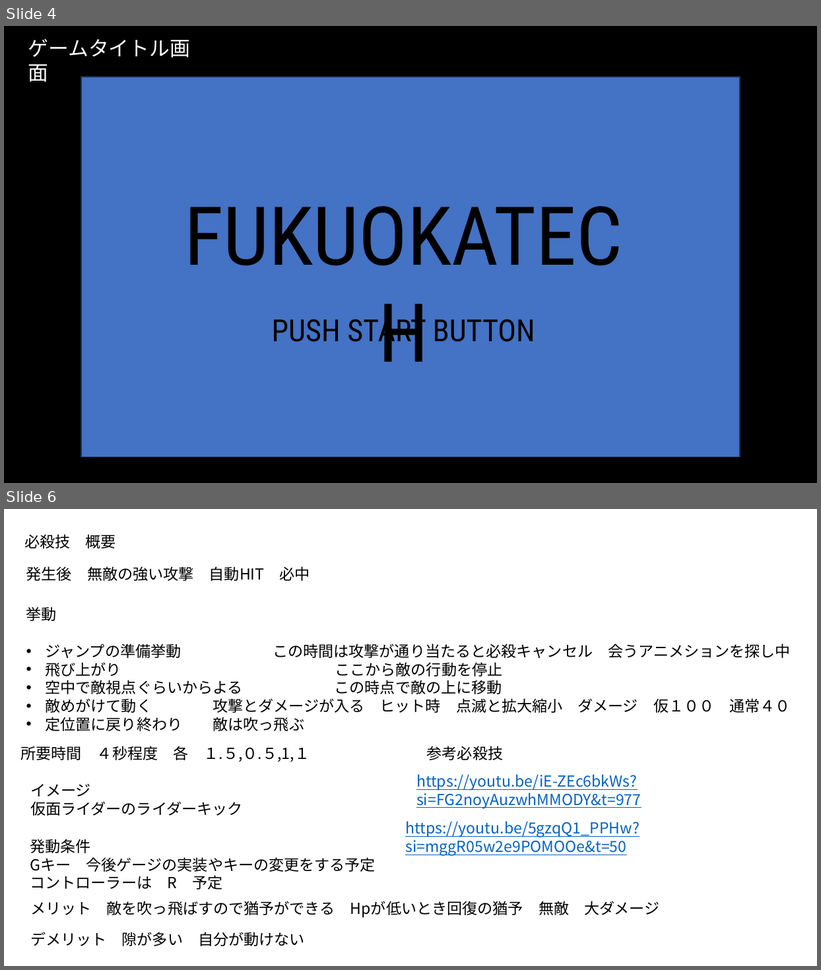
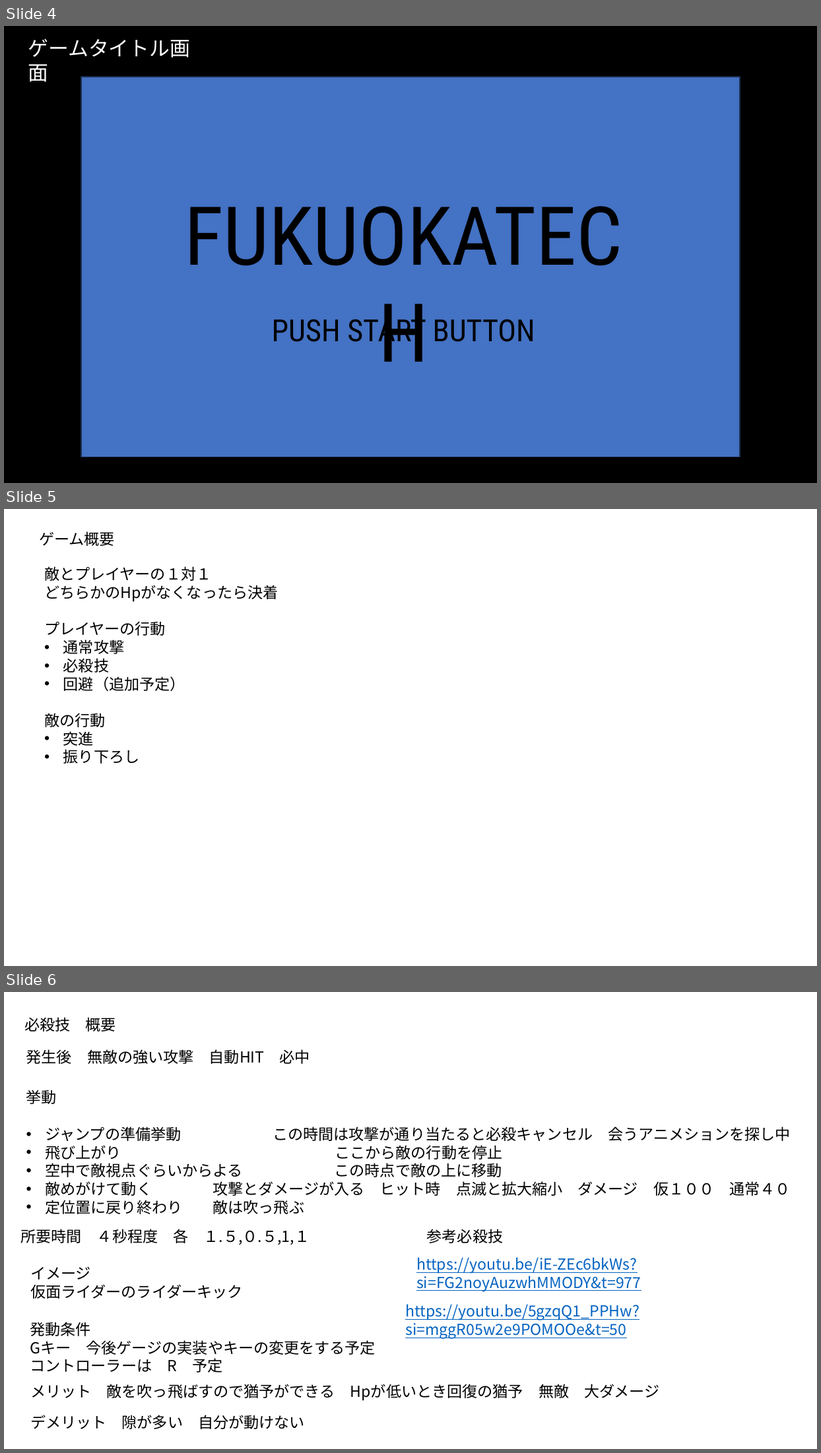
Before and after one commit to ryo-cpu/Camera, a slide deck: 概要書.pptx. Shown one above the other, each under a label of ours: slides 4 and 6 before the commit, slides 4, 5 and 6 after it; the slides between them are not shown. The pictures are 821x970 and 821x1453 pixels, drawn with LibreOffice and Linux fonts; fonts in the diff are those of the drawing. Boxes give left, top, right and bottom in pixels: in the first picture for what was removed or moved away, otherwise in the second. Text is boxed around its words. In the diff, an @@ line names an element or a change of style, - is before the commit and + after.

```diff
--- a/概要書.pptx
+++ b/概要書.pptx
@@ slide 5 added at <box>4,509,817,966</box>, background #FFFFFF @@
@@ text added at <box>39,531,115,546</box>, 18 pt, text #000000 @@
+ゲーム概要
@@ text added at <box>44,566,279,764</box>, 18 pt, text #000000 @@
+敵とプレイヤーの１対１
+どちらかのHpがなくなったら決着
+プレイヤーの行動
+• 通常攻撃
+• 必殺技
+• 回避（追加予定）
+敵の行動
+• 突進
+• 振り下ろし
```
Also in this commit, not shown: 1 slide changed, 1 slide removed, 2 other files.
